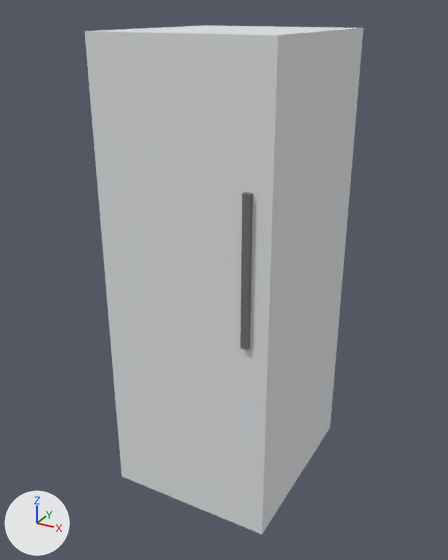
An edit to the glTF model assets/glb/reach_in_fridge.glb, drawn before and after from the same camera.
The view is the same before and after, from a 50 mm lens placed at (1.2, -2.27, 2.08), pointed at (-0.02, -0.04, 0.96). The axes (+X, +Y, +Z) are drawn at lower left. The lights are the same throughout. The picture after the commit comes second.

Before the edit, the objects in view are built like this:
```python
me_geometry_0_c0 = bpy.data.meshes.new('geometry_0_c0')
me_geometry_0_c0.from_pydata(...)  # a box spanning x 0.27..0.3, y -0.445..-0.405, z 0.9..1.5
me_geometry_0_c0.materials.append(mat_material_0)  # grey #6e6e71
me_geometry_0_c1 = bpy.data.meshes.new('geometry_0_c1')
me_geometry_0_c1.from_pydata(...)  # a box spanning x -0.38..0.38, y -0.43..0.43, z 0.0..2.0
me_geometry_0_c1.materials.append(mat_material_1)  # white #e0e3e5
ob_geometry_0_c0 = bpy.data.objects.new('geometry_0_c0', me_geometry_0_c0)
ob_geometry_0_c0.location = (0.0, 0.0, 0.0)
ob_geometry_0_c1 = bpy.data.objects.new('geometry_0_c1', me_geometry_0_c1)
ob_geometry_0_c1.location = (0.0, 0.0, 0.0)
```
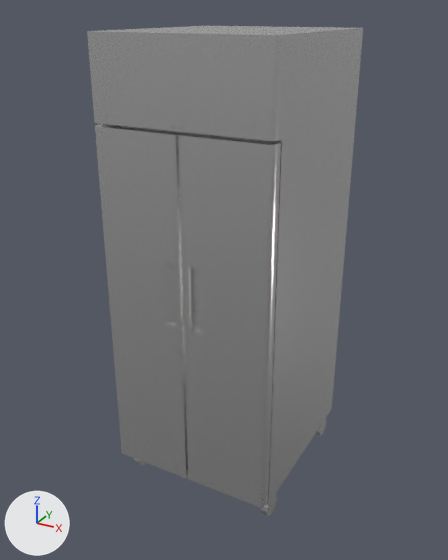
Boxes (x1, y1, x2, y2) around the edits, measured in the pictures (448 x 560 px):
'geometry_0_c1', reshaped, rescaled, recoloured (white to light grey): before (85, 25, 363, 534); after (87, 26, 363, 516)
'geometry_0_c0', deleted: before (240, 192, 253, 350)

Edits to the bpy script that builds the scene:
```text
Add mat_scene___root:
    mat_scene___root = principled_material('Scene_-_Root')
    mat_scene___root.base_color = (0.651, 0.639, 0.639)  # light grey #d3d1d1
    mat_scene___root.metallic = 0.855
    mat_scene___root.roughness = 0.218
Change me_geometry_0_c1:
    used by ob_geometry_0_c1; location = (0.0, 0.0, 0.0)
    remove me_geometry_0_c1.from_pydata(...)  # 8 vertices, 12 faces; spans x -0.38..0.38, y -0.43..0.43, z 0.0..2.0
    remove me_geometry_0_c1.materials.append(mat_material_1)  # white #e0e3e5
    add me_geometry_0_c1.from_pydata(...)  # 642 vertices, 1042 faces; spans x -2.16..2.16, y -1.39..1.39, z 0.0..6.92
    me_geometry_0_c1 part 1: 8 vertices removed from x -0.38..0.38, y -0.43..0.43, z 0.0..2.0; 642 vertices added at x -2.16..2.16, y -1.39..1.39, z 0.0..6.92
    add me_geometry_0_c1.materials.append(mat_scene___root)  # light grey #d3d1d1
Remove ob_geometry_0_c0:
    ob_geometry_0_c0 = bpy.data.objects.new('geometry_0_c0', me_geometry_0_c0)
    ob_geometry_0_c0.location = (0.0, 0.0, 0.0)
Change ob_geometry_0_c1:
    ob_geometry_0_c1.scale: (1.0, 1.0, 1.0) -> (0.174, 0.306, 0.289)
```
